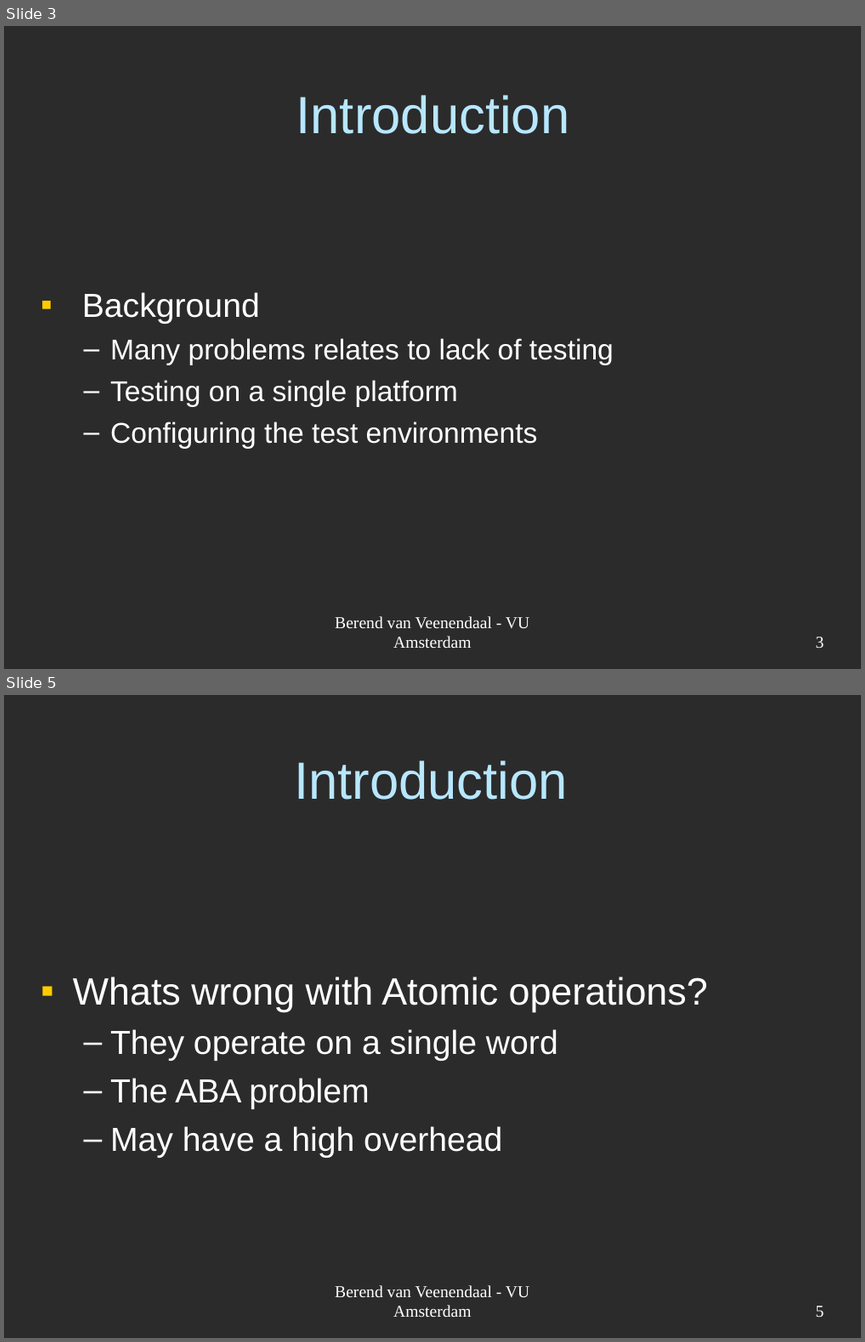
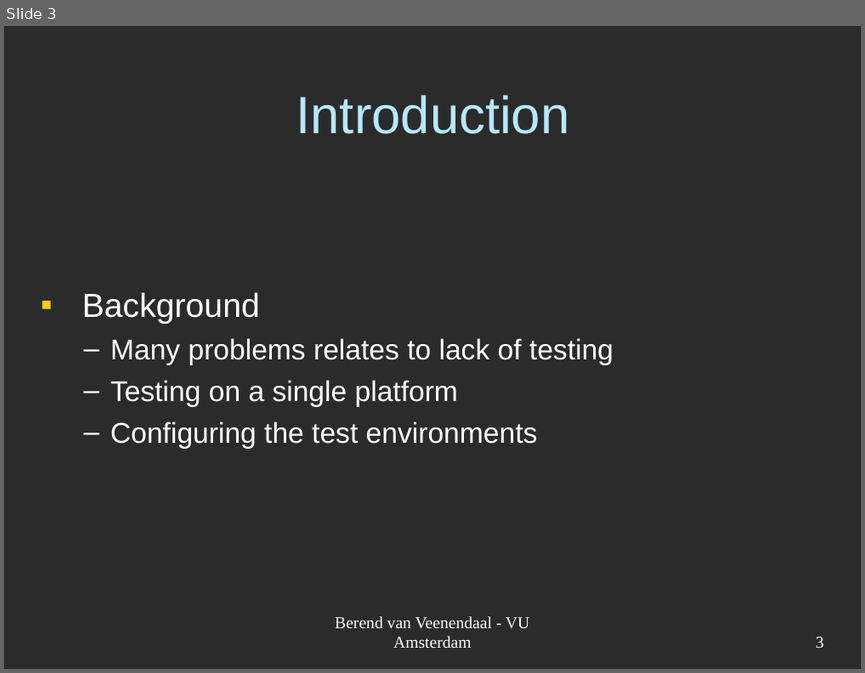
Before and after one commit to JungleComputing/codmon, a slide deck: doc/report/Codmon-VM.ppt. Shown one above the other, each under a label of ours: slides 3 and 5 before the commit, slide 3 after it; the slides between them are not shown. The pictures are 865x1342 and 865x673 pixels, drawn with LibreOffice and Linux fonts; fonts in the diff are those of the drawing; background and template pictures are left out; a plain dark background stands for a picture behind light text. Boxes give left, top, right and bottom in pixels: in the first picture for what was removed or moved away, otherwise in the second. Text is boxed around its words. In the diff, an @@ line names an element or a change of style, - is before the commit and + after.

```diff
--- a/doc/report/Codmon-VM.ppt
+++ b/doc/report/Codmon-VM.ppt
@@ slide 5 removed at <box>4,695,861,1338</box>, background picture (left out) @@
@@ title removed at <box>294,760,568,800</box> @@
-Introduction
@@ text removed at <box>73,976,708,1157</box> @@
-▪ Whats wrong with Atomic operations?
-  – They operate on a single word
-  – The ABA problem
-  – May have a high overhead
@@ text removed at <box>335,1285,529,1316</box> @@
-Berend van Veenendaal - VU Amsterdam
@@ page number removed at <box>816,1305,824,1316</box> @@
-5
```
Also in this commit, not shown: 2 slides changed, 4 slides added, 29 other slides removed.
